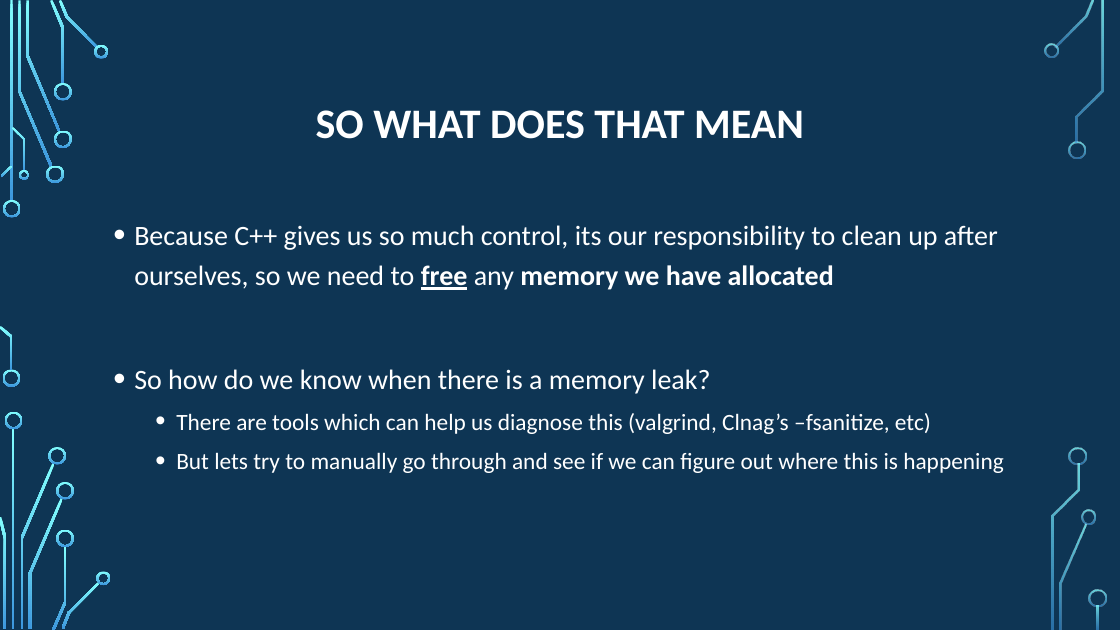
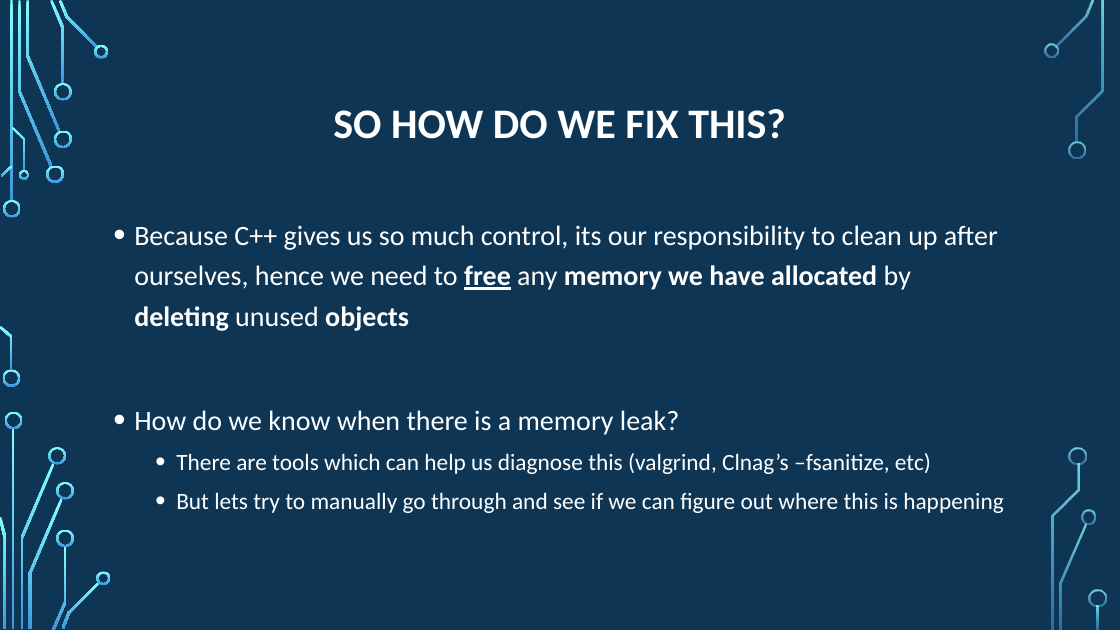
Before and after one commit to psypdt/Advanced_Summer_Course, a slide deck: slide 34 of Day4/Day_4.pptx. Drawn at 1120x630 pixels with LibreOffice and Linux fonts; fonts in the diff are those of the drawing; background and template pictures are left out. Boxes give left, top, right and bottom in pixels: in the first picture for what was removed or moved away, otherwise in the second. Text is boxed around its words. In the diff, an @@ line names an element or a change of style, - is before the commit and + after.

```diff
--- a/Day4/Day_4.pptx
+++ b/Day4/Day_4.pptx
@@ title at (333, 109, 786, 139): text changed @@
-SO WHAT DOES THAT MEAN
+SO HOW DO WE FIX THIS?
@@ text at (134, 225, 998, 435): text changed @@
-• Because C++ gives us so much control, its our responsibility to clean up after ourselves, so we need to free any memory we have allocated
-• So how do we know when there is a memory leak?
+• Because C++ gives us so much control, its our responsibility to clean up after ourselves, hence we need to free any memory we have allocated by deleting unused objects
+• How do we know when there is a memory leak?
```
Also in this commit, not shown: 18 other slides changed, 7 slides added.
